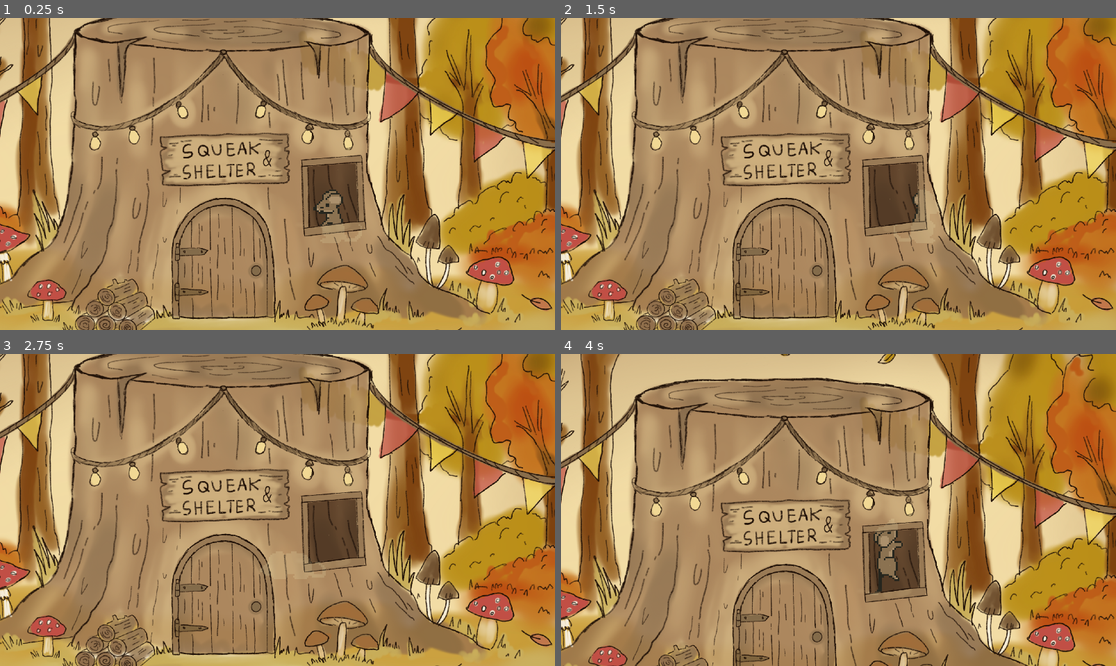
Above: before the commit, frames 1-4 (two rows, left to right).
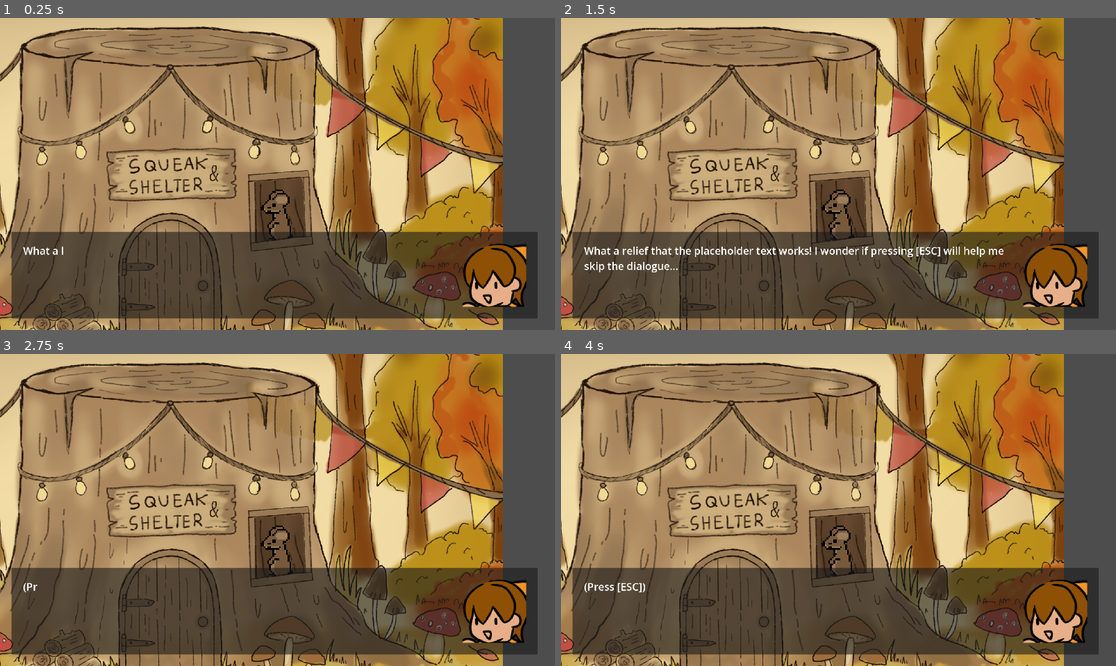
Above: after the commit, the same moments.

Repository: ashtherz/roots
Game: Godot game, scene res://scenes/Overworld.tscn
Two runs of this game, one before a commit and one after it. Both use one fixed random seed, a clock stepped at 60 frames per second and the inputs below. This scene is started directly instead of the project's main scene.
Inputs (mouse positions are in pixels of both pictures, inside the frame that each line leads up to):
- Up to frame 1 (0.25 s): no input
- Up to frame 2 (1.5 s): tap Enter at 0.5 s; move the mouse to (960, 158) at 0.52 s; hold Right (ui_right) 0.53-1.25 s; hold Z (Interact) 0.53-1.25 s; click (960, 158) at 0.67 s; tap Up (PlatformerJump) at 0.77 s; drag from (727, 189) to (810, 236) at 1.27 s
- Up to frame 3 (2.75 s): tap Space at 2 s; move the mouse to (333, 441) at 2.02 s; hold Left (ui_left) from 2.03 s (still down); hold Z (Interact) from 2.03 s (still down); tap R at 2.1 s
- Up to frame 4 (4 s): release Left (ui_left) at 2.75 s; release Z (Interact) at 2.75 s; drag from (810, 572) to (672, 463) at 2.77 s; tap Enter at 3.5 s; move the mouse to (1005, 556) at 3.52 s; hold Right (ui_right) from 3.53 s (still down); hold Z (Interact) from 3.53 s (still down); tap N at 3.6 s; tap Up (PlatformerJump) at 3.77 s

The runs differ from the first frame. In frame 1, 76% of the frame differs, in the area x 0-100%, y 0-100%; in frame 2, 76%; in frame 3, 76%; in frame 4, 76%.

Commit message:
Add dialogue system

Diff:
--- a/game/project.godot
+++ b/game/project.godot
@@ -38,6 +38,11 @@
 , Object(InputEventKey,"resource_local_to_scene":false,"resource_name":"","device":-1,"window_id":0,"alt_pressed":false …(186 unchanged characters)…
 ]
 }
+EndDialogue={
+"deadzone": 0.2,
+"events": [Object(InputEventKey,"resource_local_to_scene":false,"resource_name":"","device":-1,"window_id":0,"alt_pressed":false,"shift_pressed":false,"ctrl_pressed":false,"meta_pressed":false,"pressed":false,"keycode":0,"physical_keycode":4194305,"key_label":0,"unicode":0,"location":0,"echo":false,"script":null)
+]
+}
 
 [physics]
 
--- a/game/scenes/Overworld.tscn
+++ b/game/scenes/Overworld.tscn
@@ -1,5 +1,6 @@
 [gd_scene format=4 uid="uid://bt12l0njnbrrs"]
 
+[ext_resource type="Script" uid="uid://b6b8bnekpthyy" path="res://scripts/overworld/overworld.gd" id="1_666lb"]
 [ext_resource type="PackedScene" uid="uid://cna6xu1sauvsb" path="res://scenes/common/player.tscn" id="1_c3gql"]
 [ext_resource type="Texture2D" uid="uid://dv7e5eiqndy8s" path="res://assets/sprites/tilesets/platformer_tileset.png" id="2_puia7"]
 [ext_resource type="Texture2D" uid="uid://cmouwejqawh1r" path="res://assets/sprites/tilesets/platform.png" id="3_gacct"]
@@ -7,6 +8,7 @@
 [ext_resource type="Script" uid="uid://bfndo87ptunb6" path="res://scripts/platformer/camera_trigger.gd" id="5_w51ix"]
 [ext_resource type="Script" uid="uid://dd68kak3i7n04" path="res://scenes/scene_trigger.gd" id="6_bos8a"]
 [ext_resource type="PackedScene" uid="uid://c3wauulm1dttu" path="res://scenes/platformer.tscn" id="7_i5y0i"]
+[ext_resource type="PackedScene" uid="uid://ci1wwj1jxt6d0" path="res://scenes/common/dialogue_layer.tscn" id="9_0n4wa"]
 
 [sub_resource type="TileSetAtlasSource" id="TileSetAtlasSource_w51ix"]
 texture = ExtResource("2_puia7")
@@ -76,6 +78,7 @@
 size = Vector2(20, 418)
 
 [node name="Overworld" type="Node2D" unique_id=1552427704]
+script = ExtResource("1_666lb")
 
 [node name="Player" parent="." unique_id=203250515 instance=ExtResource("1_c3gql")]
 unique_name_in_owner = true
@@ -126,6 +129,9 @@
 position = Vector2(0, -199)
 shape = SubResource("RectangleShape2D_2sk2l")
 
+[node name="DialogueLayer" parent="." unique_id=1581602448 instance=ExtResource("9_0n4wa")]
+unique_name_in_owner = true
+
 [connection signal="body_entered" from="IntroCameraLimits" to="IntroCameraLimits" method="_on_body_entered"]
 [connection signal="body_entered" from="MainCameraLimits" to="MainCameraLimits" method="_on_body_entered"]
 [connection signal="body_entered" from="PlatformerTrigger" to="PlatformerTrigger" method="_on_body_entered"]
--- /dev/null
+++ b/game/scenes/common/dialogue_layer.tscn
@@ -0,0 +1,42 @@
+[gd_scene format=3 uid="uid://ci1wwj1jxt6d0"]
+
+[ext_resource type="Script" uid="uid://b3nkt1j6gdmmt" path="res://scripts/dialogue.gd" id="1_iuuju"]
+[ext_resource type="Texture2D" uid="uid://ckxqlerfstcod" path="res://assets/sprites/faces/placeholder.png" id="2_3bvk5"]
+
+[node name="DialogueLayer" type="CanvasLayer" unique_id=1581602448]
+layer = 2
+
+[node name="Dialogue" type="Panel" parent="." unique_id=2126517010]
+process_mode = 3
+visible = false
+anchors_preset = 12
+anchor_top = 1.0
+anchor_right = 1.0
+anchor_bottom = 1.0
+offset_left = 40.0
+offset_top = -340.0
+offset_right = -60.0
+offset_bottom = -40.0
+grow_horizontal = 2
+grow_vertical = 0
+script = ExtResource("1_iuuju")
+
+[node name="Label" type="Label" parent="Dialogue" unique_id=1170756782]
+custom_maximum_size = Vector2(1480, -1)
+layout_mode = 0
+offset_left = 40.0
+offset_top = 40.0
+offset_right = 1520.0
+offset_bottom = 260.0
+theme_override_font_sizes/font_size = 36
+autowrap_mode = 2
+
+[node name="Portrait" type="TextureRect" parent="Dialogue" unique_id=30551024]
+layout_mode = 0
+offset_left = 1560.0
+offset_top = 40.0
+offset_right = 1780.0
+offset_bottom = 260.0
+texture = ExtResource("2_3bvk5")
+
+[node name="AudioStreamPlayer" type="AudioStreamPlayer" parent="Dialogue" unique_id=1233872054]
--- /dev/null
+++ b/game/scripts/dialogue.gd
@@ -0,0 +1,89 @@
+extends Panel
+
+# Copied from one of spdskatr's past projects - Perplex Temple
+
+@export var text_speed: float = 0.02  # Speed of text appearing
+@onready var rng = RandomNumberGenerator.new()
+var dialogue_queue = []
+var whos_typing = "player"
+var is_typing = false
+var skip_current_text = false
+@onready var sprites = {
+	"player": preload("res://assets/sprites/faces/placeholder.png"),
+	"npc": preload("res://assets/sprites/faces/pi_placeholder.png"),
+	"placeholder": preload("res://assets/sprites/faces/placeholder.png")
+}
+
+@onready var label = $Label
+@onready var portrait = $Portrait
+
+var time_since_skip: float = 0
+var skip_cooldown: float = 0.3
+var time_since_boop: float = 0
+var boop_cooldown: float = 0.05
+
+func queue_text(sprite: String, new_text: String):
+	dialogue_queue.append([sprite, new_text])
+
+func done():
+	while not dialogue_queue.is_empty():
+		await get_tree().create_timer(0.1).timeout
+
+func start_text(pause_game = true):
+	if not visible:
+		# Start text box
+		show()
+		get_tree().paused = pause_game
+		await _process_text()
+
+func _process_text():
+	if dialogue_queue.is_empty():
+		return
+
+	var textbox = dialogue_queue.pop_front()
+	var sprite = sprites[textbox[0]]
+	var text_to_display = textbox[1]
+	whos_typing = textbox[0]
+	is_typing = true
+	portrait.texture = sprite
+	label.text = ""
+
+	for c in text_to_display:
+		label.text += c
+		if not skip_current_text:
+			await get_tree().create_timer(text_speed).timeout
+
+	is_typing = false
+	skip_current_text = false
+
+func _process(delta):
+	time_since_skip += delta
+	time_since_boop += delta
+
+	if is_typing and time_since_boop > boop_cooldown:
+		var audio = $AudioStreamPlayer
+		if whos_typing == "player":
+			audio.pitch_scale = 1.2
+		else:
+			audio.pitch_scale = 1.6
+		audio.pitch_scale *= rng.randf_range(0.9, 1.1)
+
+		time_since_boop = 0
+		audio.play()
+
+	if Input.is_action_pressed("EndDialogue"):
+		dialogue_queue.clear()
+		hide()  # Hide the text box when dialogue is finished
+		get_tree().paused = false
+
+	if Input.is_action_pressed("Interact") and time_since_skip > skip_cooldown:
+		time_since_skip = 0
+
+		if is_typing:
+			skip_current_text = true
+		else:
+			if dialogue_queue.is_empty():
+				hide()  # Hide the text box when dialogue is finished
+				get_tree().paused = false
+			else:
+				_process_text()
--- /dev/null
+++ b/game/scripts/overworld/overworld.gd
@@ -0,0 +1,16 @@
+extends Node2D
+
+
+func _ready() -> void:
+	%DialogueLayer/Dialogue.queue_text("player", "What a lovely fall day~")
+	%DialogueLayer/Dialogue.queue_text("player", "What a relief that the placeholder text works! I wonder if pressing [ESC] will help me skip the dialogue...")
+	%DialogueLayer/Dialogue.queue_text("player", "(Press [ESC])")
+	%DialogueLayer/Dialogue.queue_text("player", "(Press [ESC])")
+	%DialogueLayer/Dialogue.queue_text("player", "(Press [ESC])")
+	%DialogueLayer/Dialogue.queue_text("player", "(Press [ESC] please)")
+	%DialogueLayer/Dialogue.queue_text("player", "(Press [ESC] pretty please)")
+	%DialogueLayer/Dialogue.queue_text("player", "(Press [ESC] pretty pretty please...)")
+	%DialogueLayer/Dialogue.queue_text("player", "(...)")
+	%DialogueLayer/Dialogue.queue_text("player", "(......)")
+	%DialogueLayer/Dialogue.queue_text("player", "(...... you're not doing it right)")
+	%DialogueLayer/Dialogue.call_deferred("start_text", true)
Binary file added: game/assets/sprites/faces/pi_placeholder.png
Not shown, added: game/assets/sprites/faces/pi_placeholder.png.import
Binary file added: game/assets/sprites/faces/placeholder.png
Not shown, added: game/assets/sprites/faces/placeholder.png.import
Not shown, added: game/scripts/dialogue.gd.uid
Not shown, added: game/scripts/overworld/overworld.gd.uid
